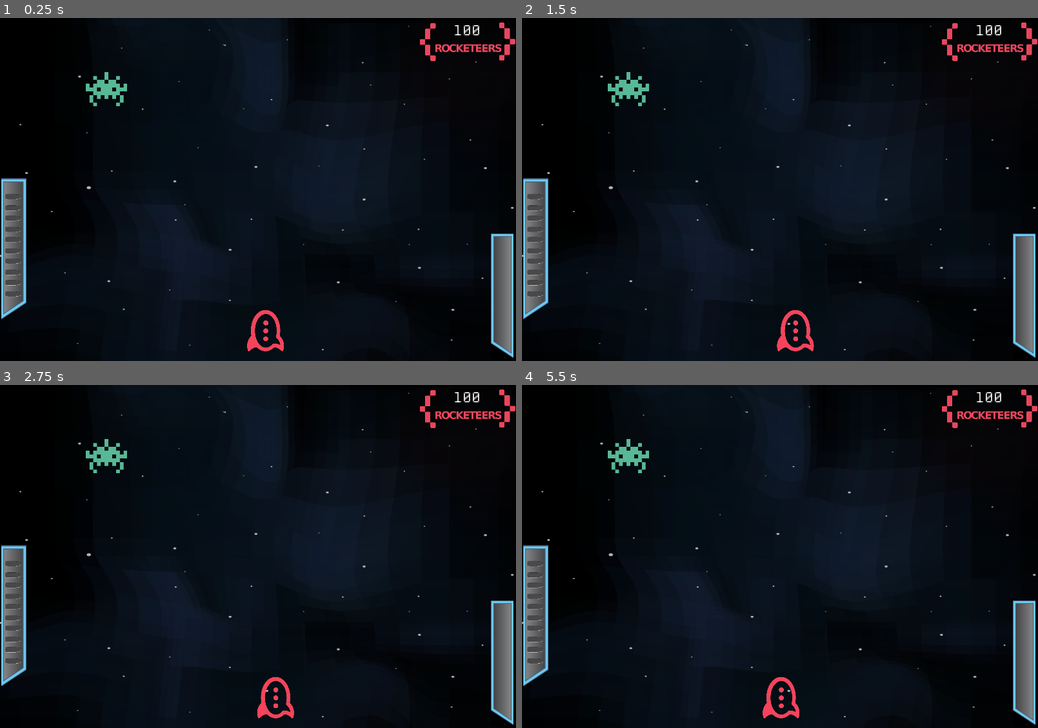
Above: before the commit, frames 1-4 (two rows, left to right).
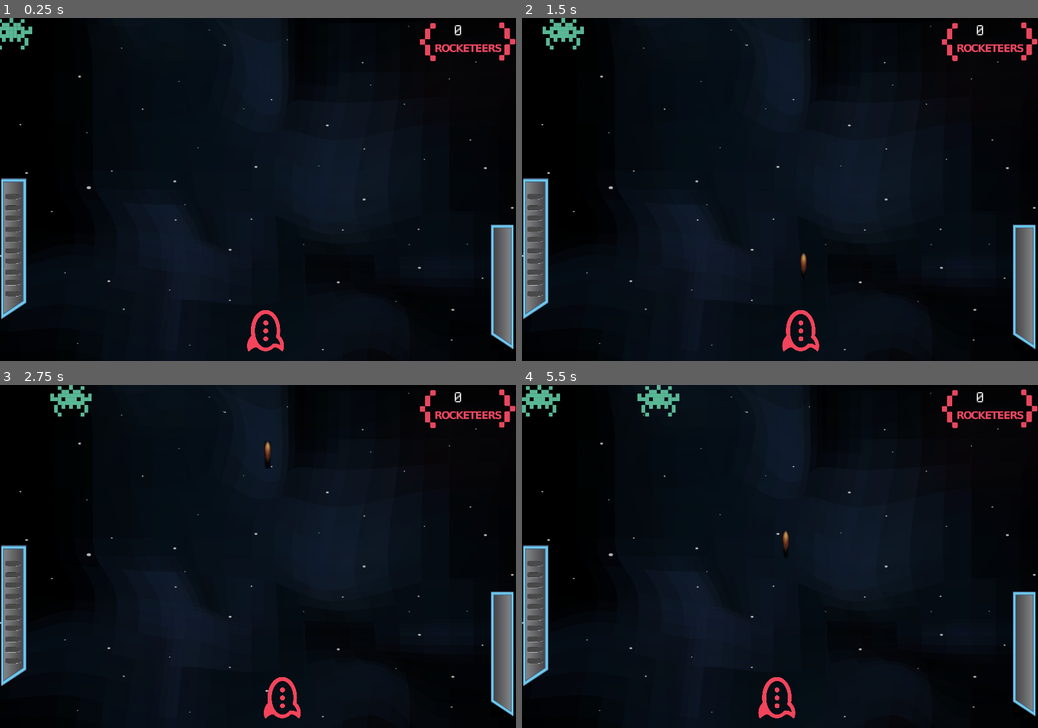
Above: after the commit, the same moments.

Repository: geekgonecrazy/rc-100-celebration-game
Game: Godot game, scene res://Scenes/Main.tscn
Two runs of this game, one before a commit and one after it. Both use one fixed random seed, a clock stepped at 60 frames per second and the inputs below.
Inputs:
- Up to frame 1 (0.25 s): no input
- Up to frame 2 (1.5 s): hold D (right) 0.53-1.28 s; tap Space (shot) at 0.6, 1.35 s; hold A (left) from 1.28 s (still down)
- Up to frame 3 (2.75 s): release A (left) at 2.03 s; hold D (right) from 2.03 s (still down); tap Space (shot) at 2.1 s
- Up to frame 4 (5.5 s): tap Space (shot) every 0.75 s from 2.85 to 5.1 s; release D (right) at 3.53 s; hold A (left) from 3.53 s (still down)

The runs differ from the first frame. In frame 1, 1.0% of the frame differs, in the area x 0-100%, y 0-100%; in frame 2, 1.7%; in frame 3, 1.7%; in frame 4, 2.0%.

Commit message:
switch sound from loop, and hook up collision and score signal/increase

Diff:
--- /dev/null
+++ b/Characters/Alien.gd
@@ -0,0 +1,28 @@
+extends KinematicBody2D
+class_name Mob
+
+signal removed
+signal score
+
+var speed = 50
+var velocity = Vector2()
+
+var minimap_icon = "mob"
+
+
+func _ready():
+	add_to_group("alien")
+	#rotation = rand_range(0, 2*PI)
+
+
+func _physics_process(delta):
+	velocity = transform.x * speed
+	var collision = move_and_collide(velocity * delta)
+	if collision:
+		velocity = velocity.bounce(collision.normal).rotated(rand_range(-PI/4, PI/4))
+	rotation = velocity.angle()
+
+func die():
+	print("hit!")
+	emit_signal("score")
+	queue_free()
--- a/Characters/Alien.tscn
+++ b/Characters/Alien.tscn
@@ -1,10 +1,17 @@
-[gd_scene load_steps=2 format=2]
+[gd_scene load_steps=4 format=2]
 
 [ext_resource path="res://Images/alien.png" type="Texture" id=1]
+[ext_resource path="res://Characters/Alien.gd" type="Script" id=2]
+
+[sub_resource type="CircleShape2D" id=1]
+radius = 45.0836
 
 [node name="Alien" type="KinematicBody2D"]
+script = ExtResource( 2 )
 
 [node name="Sprite" type="Sprite" parent="."]
-position = Vector2( 158.821, 107.878 )
 scale = Vector2( 0.5, 0.5 )
 texture = ExtResource( 1 )
+
+[node name="CollisionShape2D" type="CollisionShape2D" parent="."]
+shape = SubResource( 1 )
--- /dev/null
+++ b/Characters/Bullet.gd
@@ -0,0 +1,12 @@
+extends Area2D
+
+var speed = 750
+
+func _physics_process(delta):
+	position += transform.x * speed * delta
+
+func _on_Bullet_body_entered(body):
+	if body.is_in_group("alien"):
+		if body.has_method('die'):
+			body.die()
+			queue_free()
--- /dev/null
+++ b/Characters/Bullet.tscn
@@ -0,0 +1,19 @@
+[gd_scene load_steps=4 format=2]
+
+[ext_resource path="res://Images/player_bullet.png" type="Texture" id=1]
+[ext_resource path="res://Characters/Bullet.gd" type="Script" id=2]
+
+[sub_resource type="CapsuleShape2D" id=1]
+height = 40.0489
+
+[node name="Bullet" type="Area2D"]
+script = ExtResource( 2 )
+
+[node name="Sprite" type="Sprite" parent="."]
+rotation = 1.5708
+texture = ExtResource( 1 )
+
+[node name="CollisionShape2D" type="CollisionShape2D" parent="."]
+shape = SubResource( 1 )
+
+[connection signal="body_entered" from="." to="." method="_on_Bullet_body_entered"]
--- a/Characters/Rocket.gd
+++ b/Characters/Rocket.gd
@@ -1,14 +1,27 @@
 extends KinematicBody2D
 
-var speed = 30
+var Bullet = preload("res://Characters/Bullet.tscn")
+
+var speed = 50
 var velocity = Vector2.ZERO
 
 func _physics_process(_delta):
-    if Input.is_action_pressed("right"):
-        velocity.x = speed
-    elif Input.is_action_pressed("left"):
-        velocity.x = -speed
-    else:
-        velocity.x = 0
+	if Input.is_action_pressed("right"):
+		velocity.x = speed
+	elif Input.is_action_pressed("left"):
+		velocity.x = -speed
+	else:
+		velocity.x = 0
 
-    move_and_slide(velocity)
+	move_and_slide(velocity)
+
+	if Input.is_action_just_pressed("shot"):
+		shoot()
+
+func shoot():
+	print('shooting')
+	$Shot.play()
+	# "Muzzle" is a Position2D placed at the barrel of the gun.
+	var b = Bullet.instance()
+	owner.add_child(b)
+	b.transform = $Muzzle.global_transform
--- a/Characters/Rocket.tscn
+++ b/Characters/Rocket.tscn
@@ -1,7 +1,8 @@
-[gd_scene load_steps=4 format=2]
+[gd_scene load_steps=5 format=2]
 
 [ext_resource path="res://Characters/Rocket.gd" type="Script" id=1]
 [ext_resource path="res://Images/rocketchat.png" type="Texture" id=2]
+[ext_resource path="res://Sounds/shooting.ogg" type="AudioStream" id=3]
 
 [sub_resource type="CapsuleShape2D" id=1]
 radius = 27.6313
@@ -17,3 +18,10 @@
 
 [node name="CollisionShape2D" type="CollisionShape2D" parent="."]
 shape = SubResource( 1 )
+
+[node name="Muzzle" type="Position2D" parent="."]
+position = Vector2( 0, -47.3868 )
+rotation = 4.71239
+
+[node name="Shot" type="AudioStreamPlayer" parent="."]
+stream = ExtResource( 3 )
--- /dev/null
+++ b/Scenes/Main.gd
@@ -0,0 +1,37 @@
+extends Node2D
+
+var Alien = preload("res://Characters/Alien.tscn")
+
+var spawnpoint = Vector2(10, 30)
+
+var score = 0
+
+# Called when the node enters the scene tree for the first time.
+func _ready():
+	$Score.text = str(score)
+
+	spawn_alien()
+
+	$SpawnTimer.start()
+
+func increment_score():
+	print("incrementing score!")
+	$PointSound.play()
+	score = score+1
+	$Score.text = str(score)
+
+func _on_SpawnTimer_timeout():
+	print("spawn timeout hit!")
+	spawn_alien()
+
+func spawn_alien():
+	var b = Alien.instance()
+
+	b.position = spawnpoint
+	b.connect("score", self, "increment_score")
+
+	add_child(b)
+
+# Called every frame. 'delta' is the elapsed time since the previous frame.
+#func _process(delta):
+#	pass
--- a/Scenes/Main.tscn
+++ b/Scenes/Main.tscn
@@ -6,9 +6,11 @@
 [ext_resource path="res://Images/score_hud.png" type="Texture" id=4]
 [ext_resource path="res://Fonts/Binary_dynamicfont.tres" type="DynamicFont" id=5]
 [ext_resource path="res://Images/health_hud.png" type="Texture" id=6]
-[ext_resource path="res://Characters/Alien.tscn" type="PackedScene" id=7]
+[ext_resource path="res://Sounds/point.ogg" type="AudioStream" id=7]
+[ext_resource path="res://Scenes/Main.gd" type="Script" id=8]
 
 [node name="Main" type="Node2D"]
+script = ExtResource( 8 )
 
 [node name="Scene Background" type="TextureRect" parent="."]
 margin_left = -90.5098
@@ -49,7 +51,7 @@
 margin_bottom = 44.7089
 rect_scale = Vector2( 2, 2 )
 custom_fonts/normal_font = ExtResource( 5 )
-text = "100"
+text = "0"
 fit_content_height = true
 __meta__ = {
 "_edit_use_anchors_": false
@@ -57,9 +59,9 @@
 
 [node name="Health Hud" type="TextureRect" parent="."]
 margin_left = 1026.81
-margin_top = 451.709
+margin_top = 433.709
 margin_right = 1120.81
-margin_bottom = 978.709
+margin_bottom = 960.709
 rect_scale = Vector2( 0.5, 0.5 )
 texture = ExtResource( 6 )
 __meta__ = {
@@ -69,5 +71,10 @@
 [node name="Rocket" parent="." instance=ExtResource( 1 )]
 position = Vector2( 555.432, 656.902 )
 
-[node name="Alien" parent="." instance=ExtResource( 7 )]
-position = Vector2( 63, 42 )
+[node name="SpawnTimer" type="Timer" parent="."]
+wait_time = 5.0
+
+[node name="PointSound" type="AudioStreamPlayer" parent="."]
+stream = ExtResource( 7 )
+
+[connection signal="timeout" from="SpawnTimer" to="." method="_on_SpawnTimer_timeout"]
--- a/project.godot
+++ b/project.godot
@@ -8,9 +8,14 @@
 
 config_version=4
 
-_global_script_classes=[  ]
+_global_script_classes=[ {
+"base": "KinematicBody2D",
+"class": "Mob",
+"language": "GDScript",
+"path": "res://Characters/Alien.gd"
+} ]
 _global_script_class_icons={
-
+"Mob": ""
 }
 
 [application]
Not shown, changed: 100-raw-scene-from-video.svg
Binary file changed: Images/player_bullet.png
Not shown: 1 places in Scenes/Main.tscn that only renumber resources
Not shown, changed: Sounds/point.ogg.import
Not shown, changed: Sounds/shooting.ogg.import
